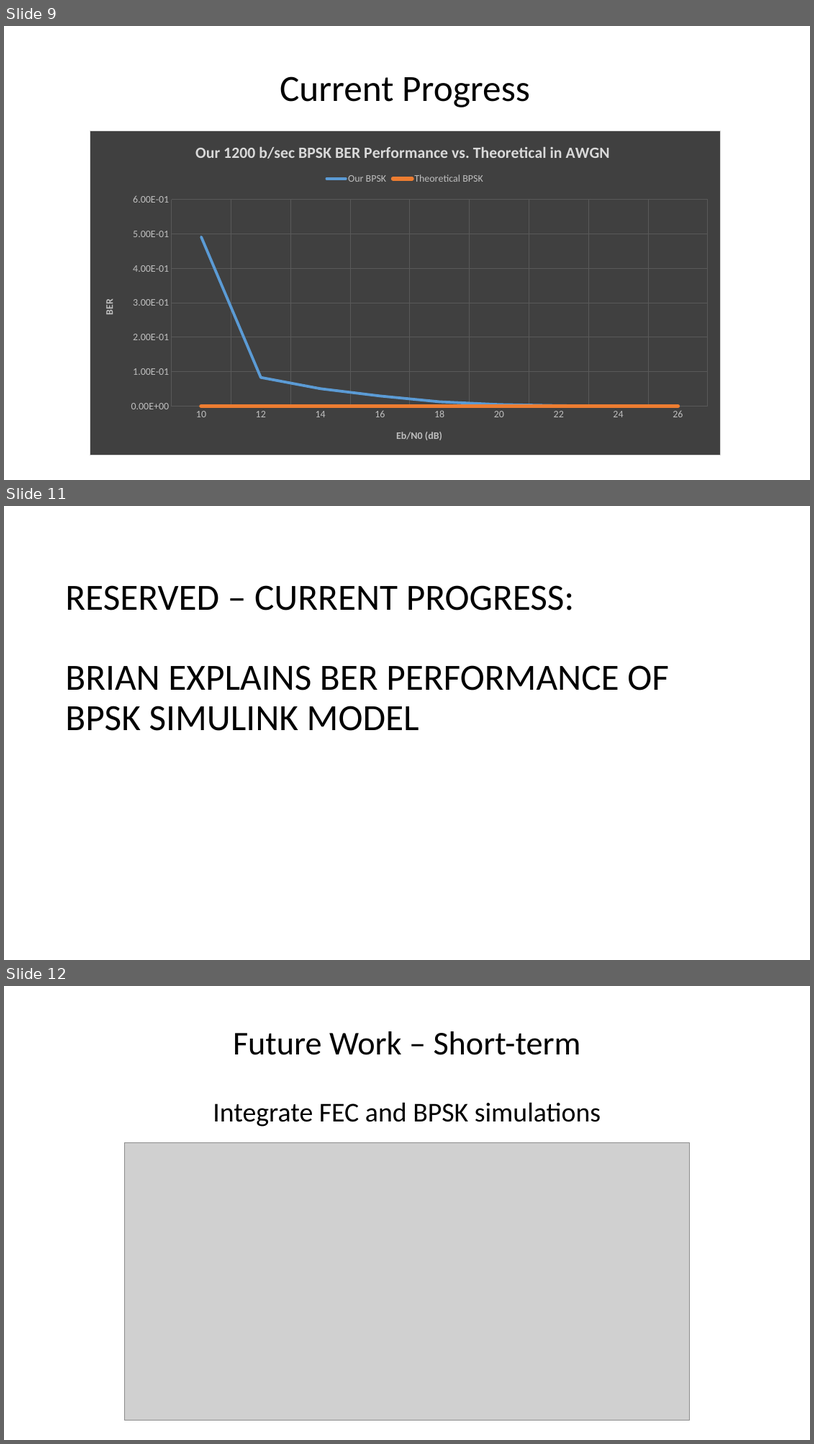
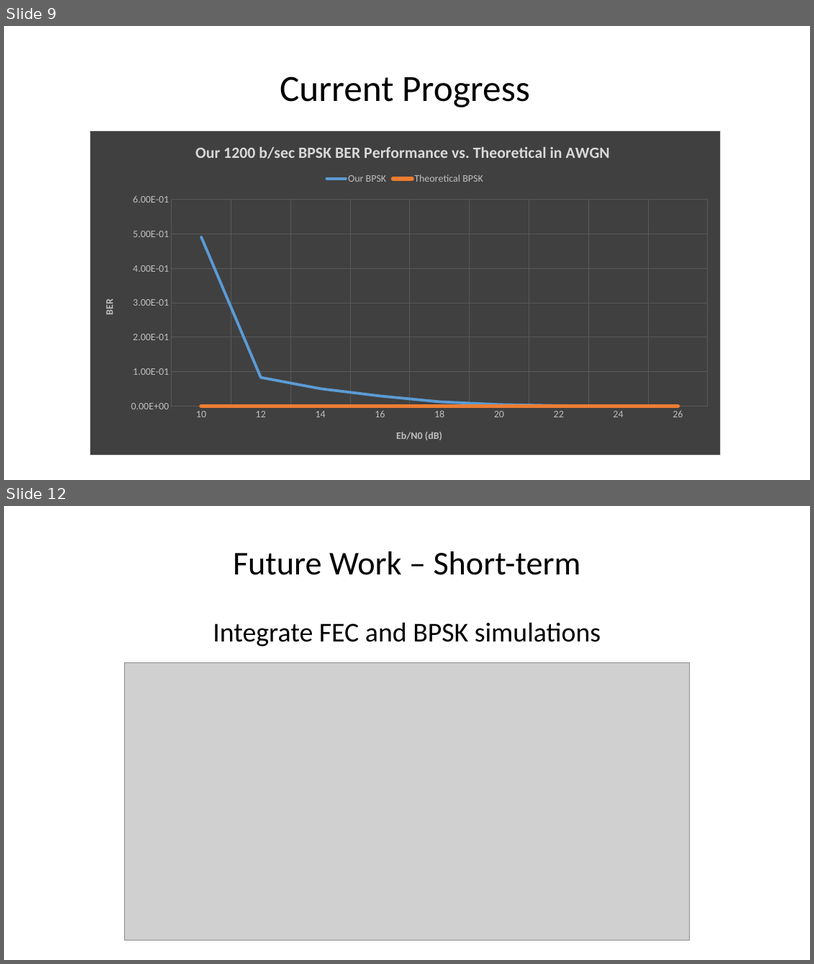
Before and after one commit to RadioInnovators/SD, a slide deck: Presentations/SD1/SD1_presentation.pptx. Shown one above the other, each under a label of ours: slides 9, 11 and 12 before the commit, slides 9 and 12 after it; the slides between them are not shown. The pictures are 814x1444 and 814x964 pixels, drawn with LibreOffice and Linux fonts; fonts in the diff are those of the drawing; grey boxes stand for pictures. Boxes give left, top, right and bottom in pixels: in the first picture for what was removed or moved away, otherwise in the second. Text is boxed around its words. In the diff, an @@ line names an element or a change of style, - is before the commit and + after.

```diff
--- a/Presentations/SD1/SD1_presentation.pptx
+++ b/Presentations/SD1/SD1_presentation.pptx
@@ slide 11 removed at bbox=[4, 506, 810, 960], background #FFFFFF @@
@@ title removed at bbox=[65, 585, 669, 731] @@
-RESERVED – CURRENT PROGRESS:
-BRIAN EXPLAINS BER PERFORMANCE OF BPSK SIMULINK MODEL
```
Also in this commit, not shown: 1 slide changed, 2 slides added, 1 other slide removed.
